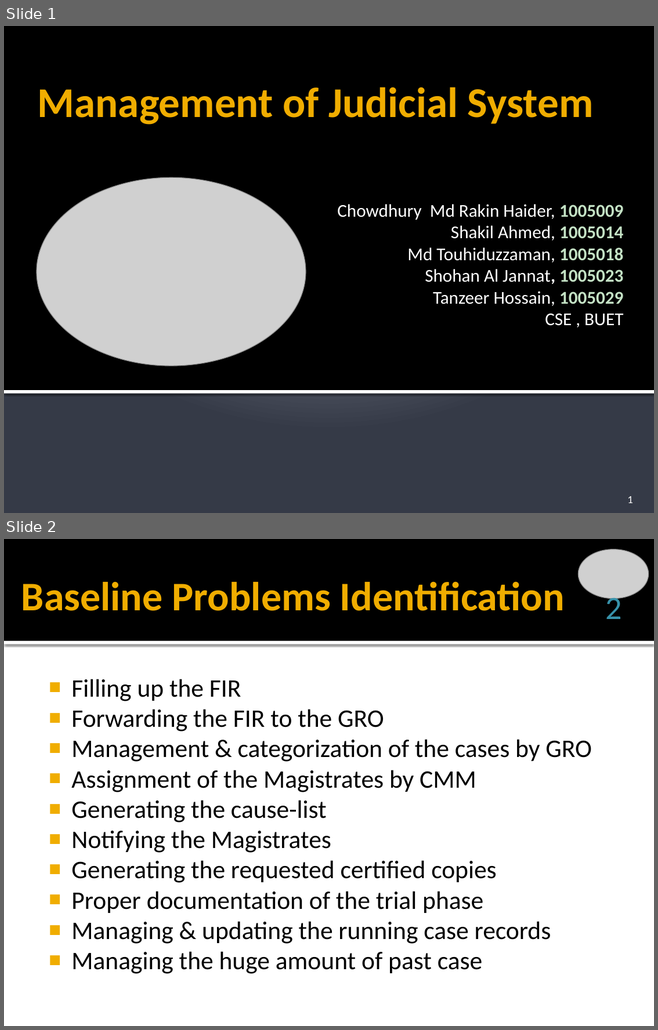
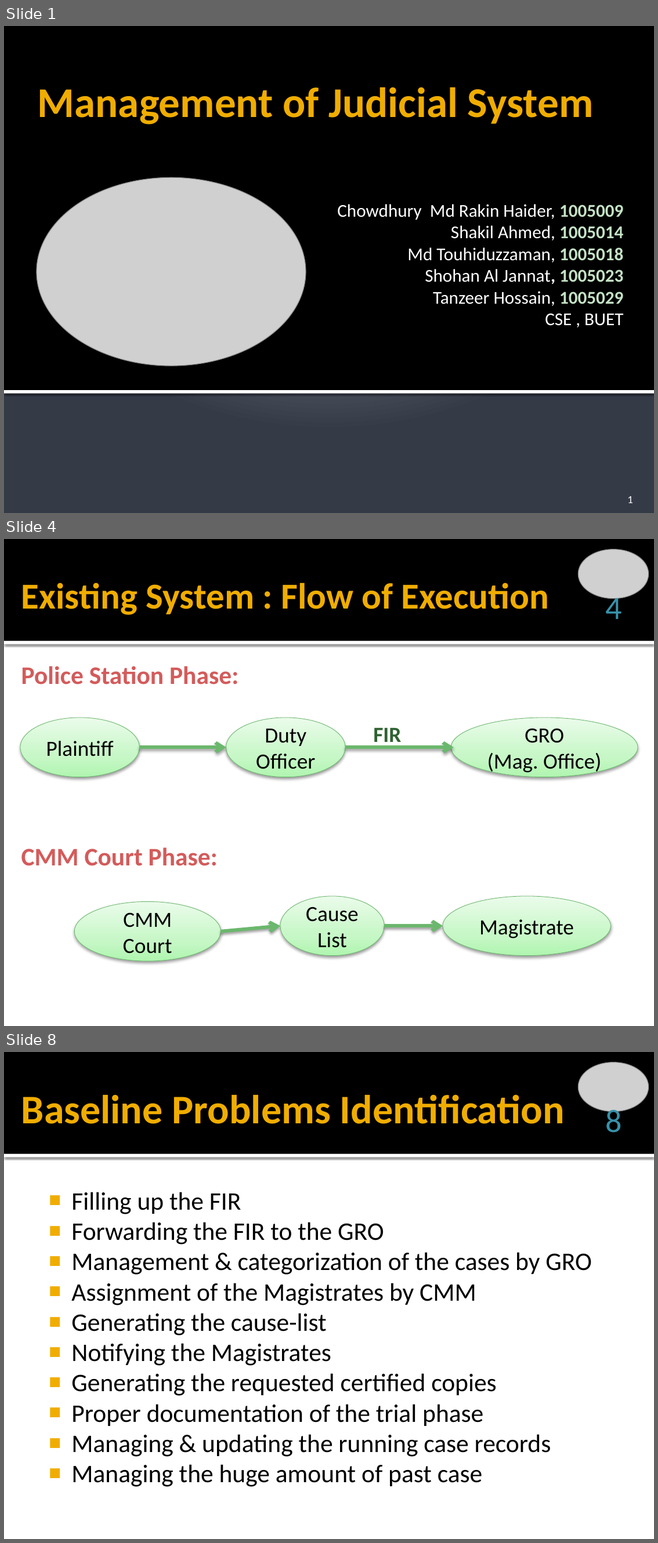
Before and after one commit to Touhid18/CSE308-Management_of_Judicial_System-1005009_1005014_1005018_1005023_1005029, a slide deck: ISD_Management_of_Judicial_System_P2.pptx. Shown one above the other, each under a label of ours: slides 1 and 2 before the commit, slides 1, 4 and 8 after it; the slides between them are not shown. The pictures are 658x1030 and 658x1543 pixels, drawn with LibreOffice and Linux fonts; fonts in the diff are those of the drawing; grey boxes stand for pictures. Boxes give left, top, right and bottom in pixels: in the first picture for what was removed or moved away, otherwise in the second. Text is boxed around its words. In the diff, an @@ line names an element or a change of style, - is before the commit and + after.

```diff
--- a/ISD_Management_of_Judicial_System_P2.pptx
+++ b/ISD_Management_of_Judicial_System_P2.pptx
@@ slide 4 added at [4,539,654,1026], background #FFFFFF; not listed: 2 template elements that a slide beside it also shows @@
@@ picture added at [578,549,648,599] @@
@@ title added at [21,583,549,615], 40.5 pt, text #F0AD00, bold @@
+Existing System : Flow of Execution
@@ page number added at [605,592,622,619], 36 pt, text #3792AA @@
+4
@@ text added at [21,666,238,685], 28 pt, text gradient #D66666 to #D55C5B to #C23F3D, bold @@
+Police Station Phase:
@@ ellipse added at [20,718,139,777], fill gradient #B0F6B1 to #C8F8C8 to #E9FDE9, outline #67B569 0.5 pt, 24 pt, text #000000 @@
+Plaintiff
@@ ellipse added at [226,718,345,777], fill gradient #B0F6B1 to #C8F8C8 to #E9FDE9, outline #67B569 0.5 pt, 24 pt, text #000000 @@
+Duty Officer
@@ text added at [373,727,401,748], 24 pt, text #2F6231, bold @@
+FIR
@@ ellipse added at [451,718,637,777], fill gradient #B0F6B1 to #C8F8C8 to #E9FDE9, outline #67B569 0.5 pt, 24 pt, text #000000 @@
+GRO
+(Mag. Office)
@@ arrow added from (139, 748) to (226, 748), #6BB76D 3.78 pt @@
@@ arrow added from (345, 748) to (453, 748), #6BB76D 3.78 pt @@
@@ text added at [21,848,217,866], 28 pt, text gradient #D66666 to #D55C5B to #C23F3D, bold @@
+CMM Court Phase:
@@ ellipse added at [74,901,220,961], fill gradient #B0F6B1 to #C8F8C8 to #E9FDE9, outline #67B569 0.5 pt, 24 pt, text #000000 @@
+CMM Court
@@ ellipse added at [280,896,384,956], fill gradient #B0F6B1 to #C8F8C8 to #E9FDE9, outline #67B569 0.5 pt, 24 pt, text #000000 @@
+Cause List
@@ ellipse added at [442,896,610,956], fill gradient #B0F6B1 to #C8F8C8 to #E9FDE9, outline #67B569 0.5 pt, 24 pt, text #000000 @@
+Magistrate
@@ arrow added from (220, 931) to (280, 926), #6BB76D 3.82 pt @@
@@ arrow added from (384, 926) to (442, 926), #6BB76D 3.82 pt @@
@@ what was slide 2 is now slide 8 @@
@@ page number at [605,1105,622,1133]: text changed @@
-2
+8
```
Also in this commit, not shown: 2 slides changed, 6 other slides added, 1 other file.
